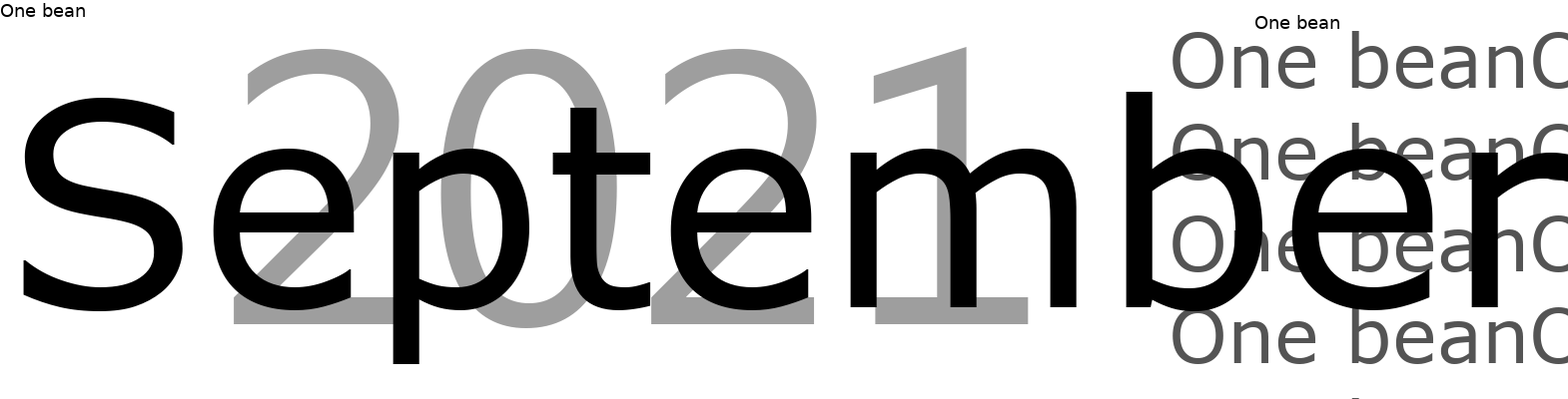
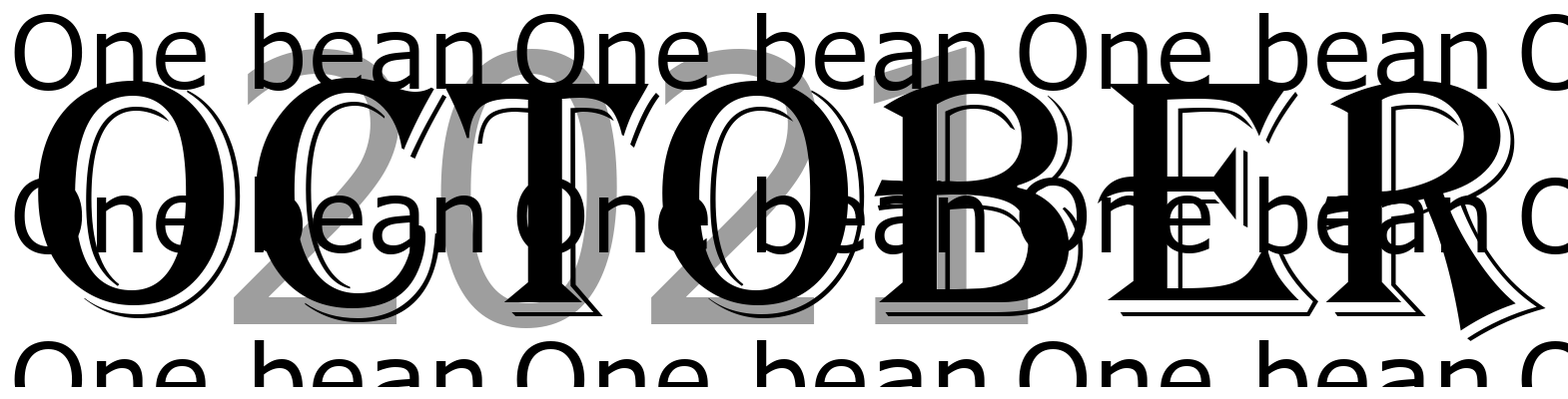
Layered file, before and after one edit (1568x399). Changes by layer:
removed layer "September" over [22, 91, 1568, 365]
renamed "One bean" to "October", opacity 67% → 100%, moved it above "圖層 #3", painted on it over [37, 30, 1568, 399]
removed layer "One bean #1" over [0, 2, 85, 17]
renamed "One bean #2" to "One bean #3", painted on it over [13, 12, 1568, 388]
